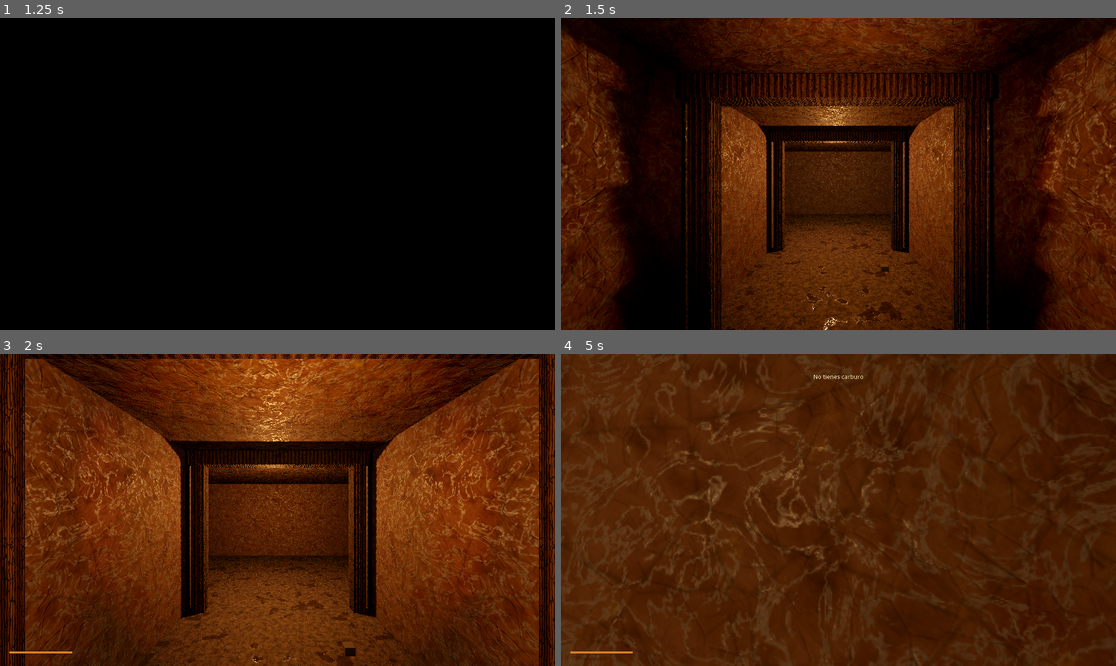
Above: before the commit, frames 1-4 (two rows, left to right).
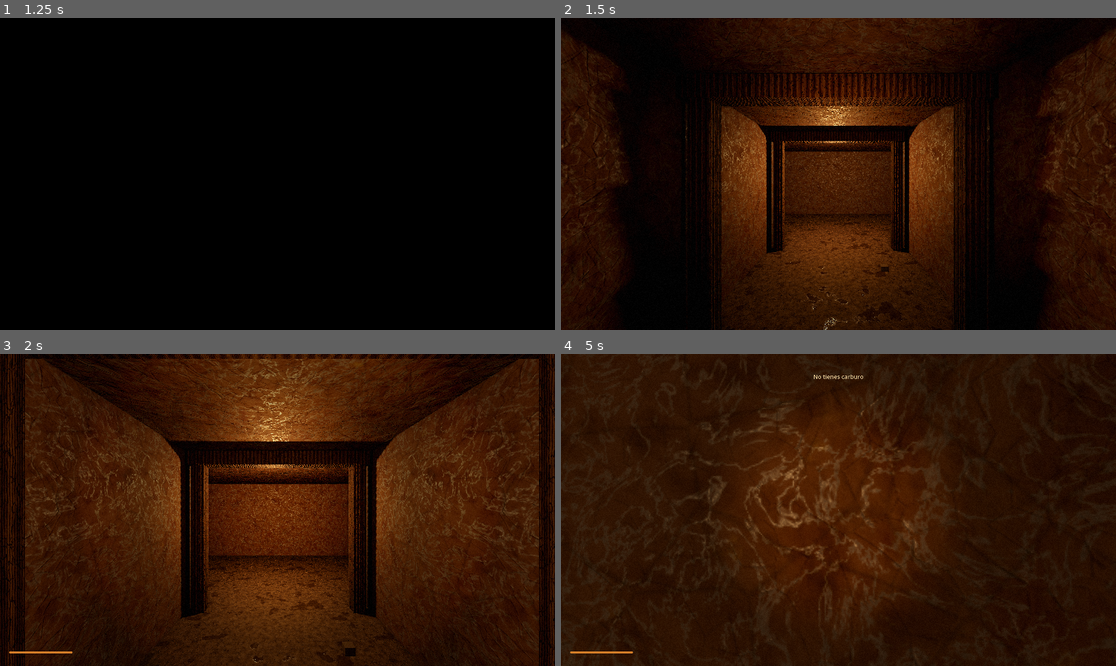
Above: after the commit, the same moments.

Repository: mateomerino14/socavon
Game: Godot game, scene res://src/world/level_01/level_01.tscn
The game is run twice, just before and just after one commit, with the same random seed, the same clock (stepped at 60 frames per second) and the same inputs. Sound files missing from this copy of the repository are replaced by a short silence.
Inputs (mouse positions are in pixels of both pictures, inside the frame that each line leads up to):
- Up to frame 1 (1.25 s): tap Enter at 0.5 s; move the mouse to (305, 174) at 0.52 s; hold W (move_forward) from 0.53 s (still down); hold Ctrl (crouch) from 0.53 s (still down)
- Up to frame 2 (1.5 s): keep holding W (move_forward); tap Space at 1.25 s; move the mouse to (810, 174) at 1.27 s; release Ctrl (crouch) at 1.28 s; tap E (interact) at 1.35 s
- Up to frame 3 (2 s): keep holding W (move_forward)
- Up to frame 4 (5 s): keep holding W (move_forward); move the mouse to (849, 503) at 2.02 s; hold Mouse wheel down (lamp_decrease) 2.03-2.78 s; move the mouse to (832, 516) at 2.77 s; tap Mouse wheel up (lamp_increase) at 2.85 s; move the mouse to (877, 513) at 3.52 s; hold R (lamp_refill) 3.53-4.28 s; move the mouse to (794, 506) at 4.27 s; tap F (lamp_toggle) at 4.35 s

Frame 1 is identical in both runs. In frame 2, 36% of the frame differs, in the area x 0-100%, y 0-100%; in frame 3, 70%; in frame 4, 72%.

Commit message:
feat: Agrega niebla volumétrica, sombras de contacto, viñeta y grano de película

Diff:
--- /dev/null
+++ b/src/ui/film_effects/film_effects.gdshader
@@ -0,0 +1,27 @@
+shader_type canvas_item;
+// Acabado de cámara para todo el juego: viñeta que cierra la vista y grano de película que se mueve.
+
+uniform sampler2D screen_texture : hint_screen_texture, filter_linear;
+uniform float vignette_strength : hint_range(0.0, 1.0) = 0.45;
+// Desde qué distancia al centro empieza a oscurecer y dónde llega al máximo.
+uniform vec2 vignette_range = vec2(0.35, 0.95);
+uniform float grain_strength : hint_range(0.0, 0.3) = 0.05;
+// Cuántas veces por segundo cambia el grano.
+uniform float grain_rate = 24.0;
+
+float hash(vec2 p) {
+	return fract(sin(dot(p, vec2(12.9898, 78.233))) * 43758.5453);
+}
+
+void fragment() {
+	vec3 color = texture(screen_texture, SCREEN_UV).rgb;
+	float aspect = SCREEN_PIXEL_SIZE.y / SCREEN_PIXEL_SIZE.x;
+	vec2 centered = (SCREEN_UV - 0.5) * vec2(aspect, 1.0);
+	float vignette = smoothstep(vignette_range.x, vignette_range.y, length(centered) * 2.0);
+	color *= 1.0 - vignette * vignette_strength;
+	float grain = hash(FRAGCOORD.xy + floor(TIME * grain_rate) * 17.0) - 0.5;
+	// El grano pesa más en las sombras, como en una película expuesta con poca luz.
+	float shadow_weight = 1.0 - clamp(dot(color, vec3(0.333)), 0.0, 1.0);
+	color += grain * grain_strength * shadow_weight;
+	COLOR = vec4(color, 1.0);
+}
--- /dev/null
+++ b/src/ui/film_effects/film_effects.tscn
@@ -0,0 +1,18 @@
+[gd_scene format=3]
+
+[ext_resource type="Shader" path="res://src/ui/film_effects/film_effects.gdshader" id="1_shader"]
+
+[sub_resource type="ShaderMaterial" id="ShaderMaterial_film"]
+shader = ExtResource("1_shader")
+
+[node name="FilmEffects" type="CanvasLayer"]
+layer = -1
+
+[node name="Overlay" type="ColorRect" parent="."]
+material = SubResource("ShaderMaterial_film")
+anchors_preset = 15
+anchor_right = 1.0
+anchor_bottom = 1.0
+grow_horizontal = 2
+grow_vertical = 2
+mouse_filter = 2
--- a/src/ui/hud/hud.tscn
+++ b/src/ui/hud/hud.tscn
@@ -1,6 +1,7 @@
 [gd_scene format=3]
 
 [ext_resource type="Script" path="res://src/ui/hud/hud.gd" id="1_hud"]
+[ext_resource type="PackedScene" path="res://src/ui/film_effects/film_effects.tscn" id="2_film"]
 
 [sub_resource type="StyleBoxFlat" id="StyleBoxFlat_track"]
 bg_color = Color(0.08, 0.07, 0.06, 0.6)
@@ -56,6 +57,8 @@
 
 [node name="Hud" type="CanvasLayer"]
 script = ExtResource("1_hud")
+
+[node name="FilmEffects" parent="." instance=ExtResource("2_film")]
 
 [node name="Bars" type="VBoxContainer" parent="."]
 anchors_preset = 2
--- a/src/world/materials/mine_environment.tres
+++ b/src/world/materials/mine_environment.tres
@@ -5,10 +5,24 @@
 background_color = Color(0, 0, 0, 1)
 ambient_light_source = 2
 ambient_light_color = Color(0.32, 0.36, 0.45, 1)
-ambient_light_energy = 0.04
+ambient_light_energy = 0.05
 tonemap_mode = 2
+tonemap_exposure = 1.15
+ssao_enabled = true
+ssao_radius = 1.2
+ssao_intensity = 1.4
+ssao_power = 1.5
 glow_enabled = true
-glow_intensity = 0.4
+glow_intensity = 0.5
+glow_bloom = 0.05
 fog_enabled = true
 fog_light_color = Color(0.01, 0.01, 0.012, 1)
-fog_density = 0.035
+fog_density = 0.025
+volumetric_fog_enabled = true
+volumetric_fog_density = 0.012
+volumetric_fog_albedo = Color(0.9, 0.85, 0.78, 1)
+volumetric_fog_anisotropy = 0.6
+volumetric_fog_length = 24.0
+adjustment_enabled = true
+adjustment_contrast = 1.06
+adjustment_saturation = 0.92
Not shown, added: src/ui/film_effects/film_effects.gdshader.uid
Not shown, added: tests/story/ending_test.gd.uid
Not shown, added: tests/world/deep_levels_test.gd.uid
